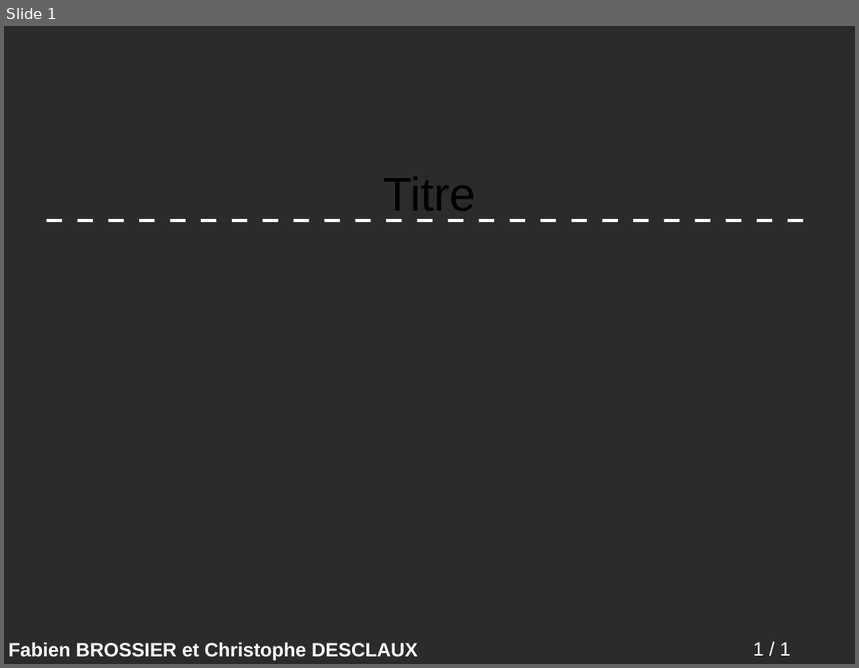
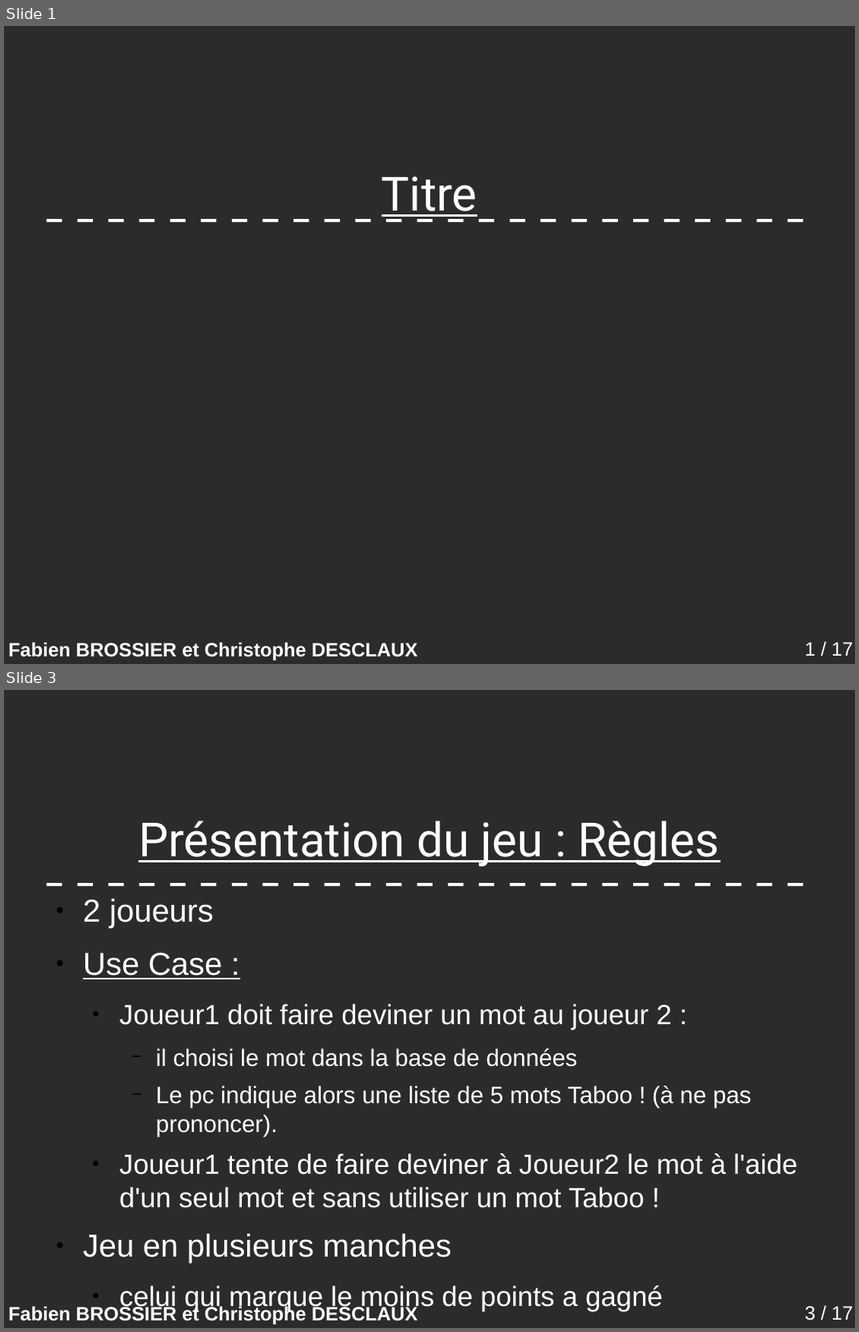
Before and after one commit to descl/TabooGeek, a slide deck: rapport/presentation.odp. Shown one above the other, each under a label of ours: slide 1 before the commit, slides 1 and 3 after it; the slides between them are not shown. The pictures are 859x668 and 859x1332 pixels, drawn with LibreOffice and Linux fonts; fonts in the diff are those of the drawing; background and template pictures are left out; a plain dark background stands for a picture behind light text. Boxes give left, top, right and bottom in pixels: in the first picture for what was removed or moved away, otherwise in the second. Text is boxed around its words. In the diff, an @@ line names an element or a change of style, - is before the commit and + after.

```diff
--- a/rapport/presentation.odp
+++ b/rapport/presentation.odp
@@ slide 3 added at (x1=4, y1=690, x2=855, y2=1328), background picture (left out); not listed: 3 template elements that a slide beside it also shows @@
@@ title added at (x1=139, y1=821, x2=720, y2=867), 44 pt, text #FFFFFF, underline @@
+Présentation du jeu : Règles
@@ text added at (x1=83, y1=898, x2=797, y2=1312), 25.9 pt, text #FFFFFF @@
+● 2 joueurs
+● Use Case :
+  ● Joueur1 doit faire deviner un mot au joueur 2 :
+    − il choisi le mot dans la base de données
+    − Le pc indique alors une liste de 5 mots Taboo ! (à ne pas prononcer).
+  ● Joueur1 tente de faire deviner à Joueur2 le mot à l'aide d'un seul mot et sans utiliser un mot Taboo !
+● Jeu en plusieurs manches
+  ● celui qui marque le moins de points a gagné
+● Le jeu est de plus en plus difficile !
@@ slide 1 changed as well @@
@@ title "Titre" at (x1=382, y1=176, x2=477, y2=222): font Arial to Roboto, text colour #000000 to #FFFFFF, underline on @@
@@ page number at (x1=805, y1=642, x2=853, y2=656): text changed @@
-1 / 1
+1 / 17
```
Also in this commit, not shown: 15 other slides added, 4 other files.
